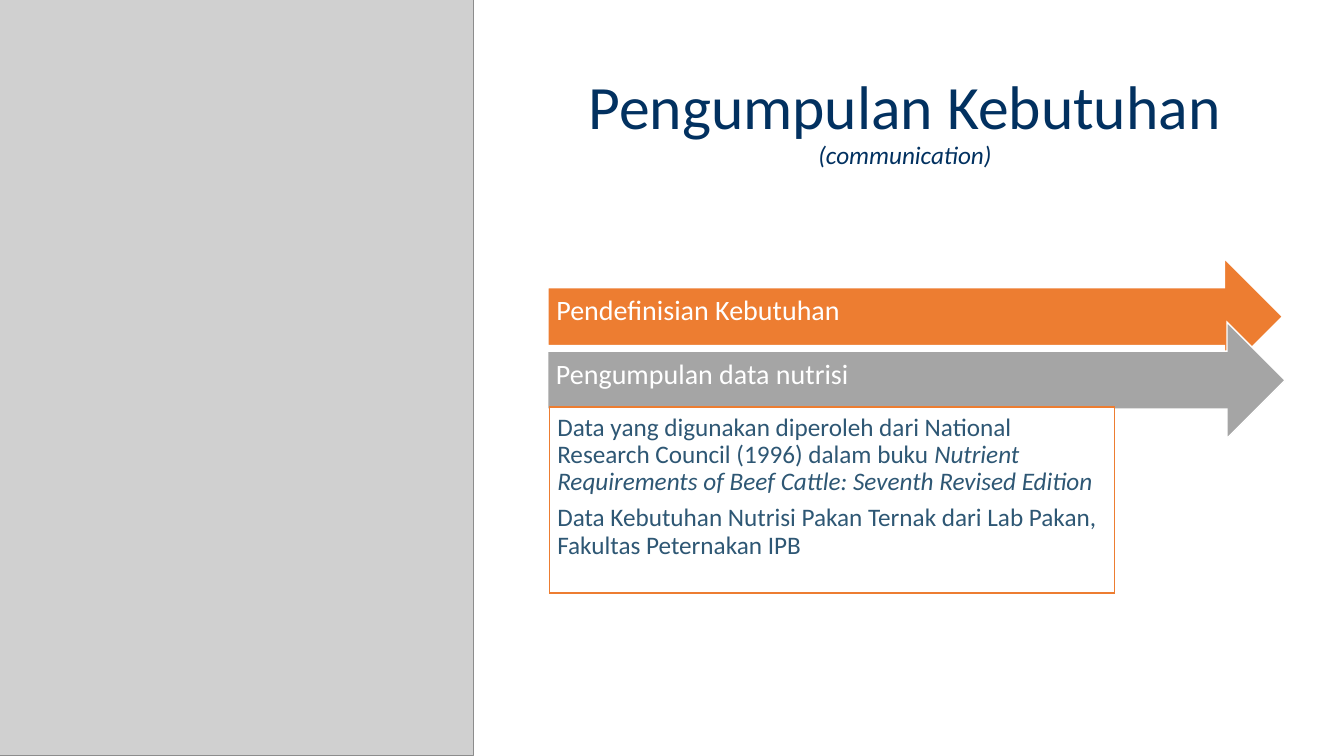
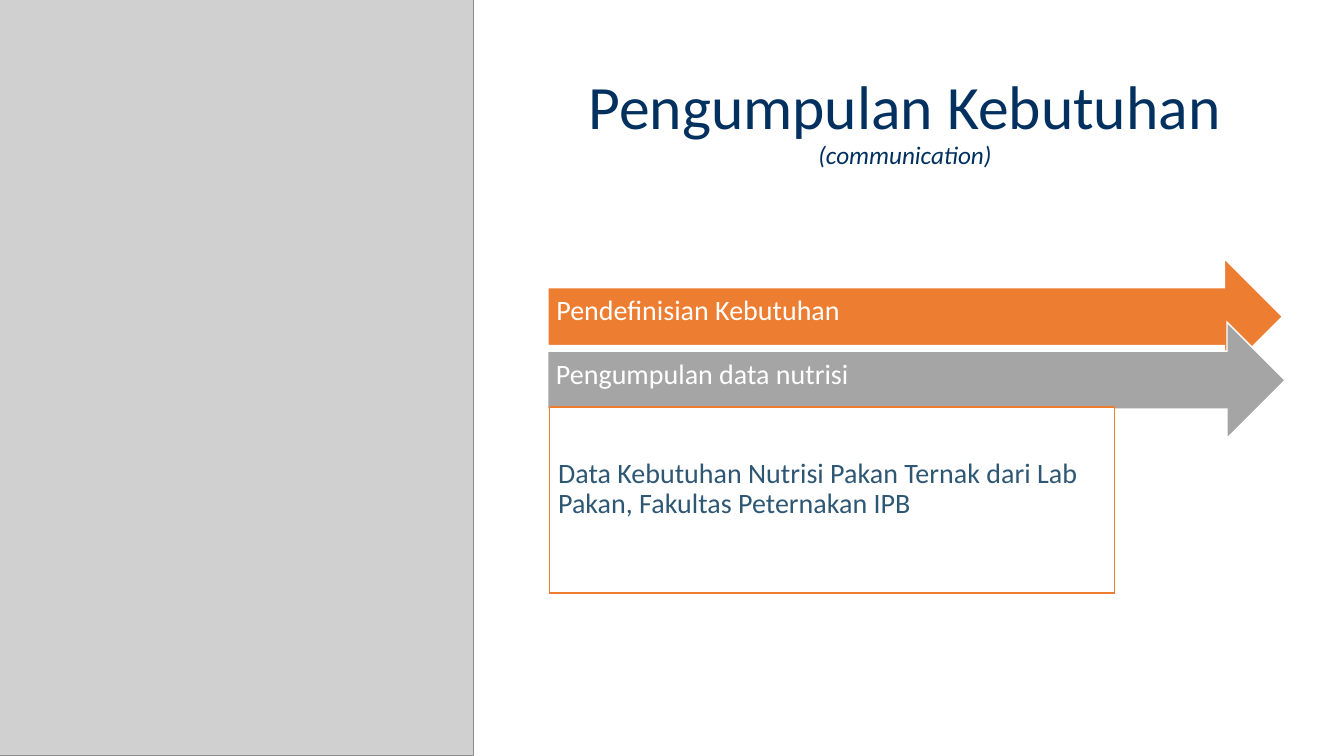
Before and after one commit to alinnural/skripsi, a slide deck: slide 12 of PENULISAN/Kolokium/Kolokium_G64154068_040917.pptx. Drawn at 1344x756 pixels with LibreOffice and Linux fonts; fonts in the diff are those of the drawing; grey boxes stand for pictures. Boxes give left, top, right and bottom in pixels: in the first picture for what was removed or moved away, otherwise in the second. Text is boxed around its words. In the diff, an @@ line names an element or a change of style, - is before the commit and + after.

```diff
--- a/PENULISAN/Kolokium/Kolokium_G64154068_040917.pptx
+++ b/PENULISAN/Kolokium/Kolokium_G64154068_040917.pptx
@@ text "Data Kebutuhan Nutrisi Pakan Ternak ..." at [558, 463, 1077, 517]: size 18 to 20 pt @@
@@ text at [557, 418, 1092, 494]: paragraph removed @@
-Data yang digunakan diperoleh dari National Research Council (1996) dalam buku Nutrient Requirements of Beef Cattle: Seventh Revised Edition
```
Also in this commit, not shown: 6 other slides changed, 11 slides added, 2 slides removed, 2 other files.
